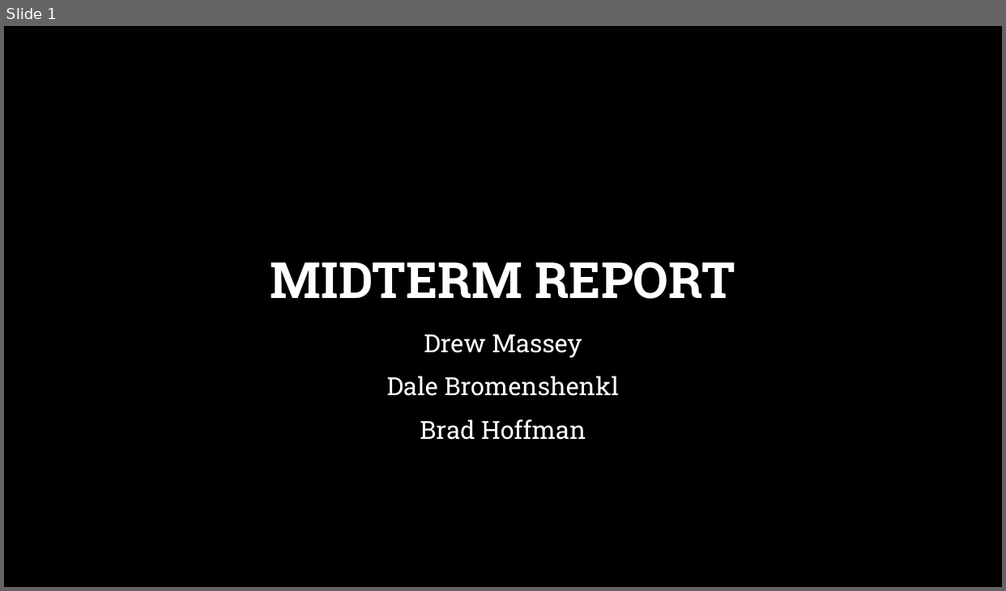
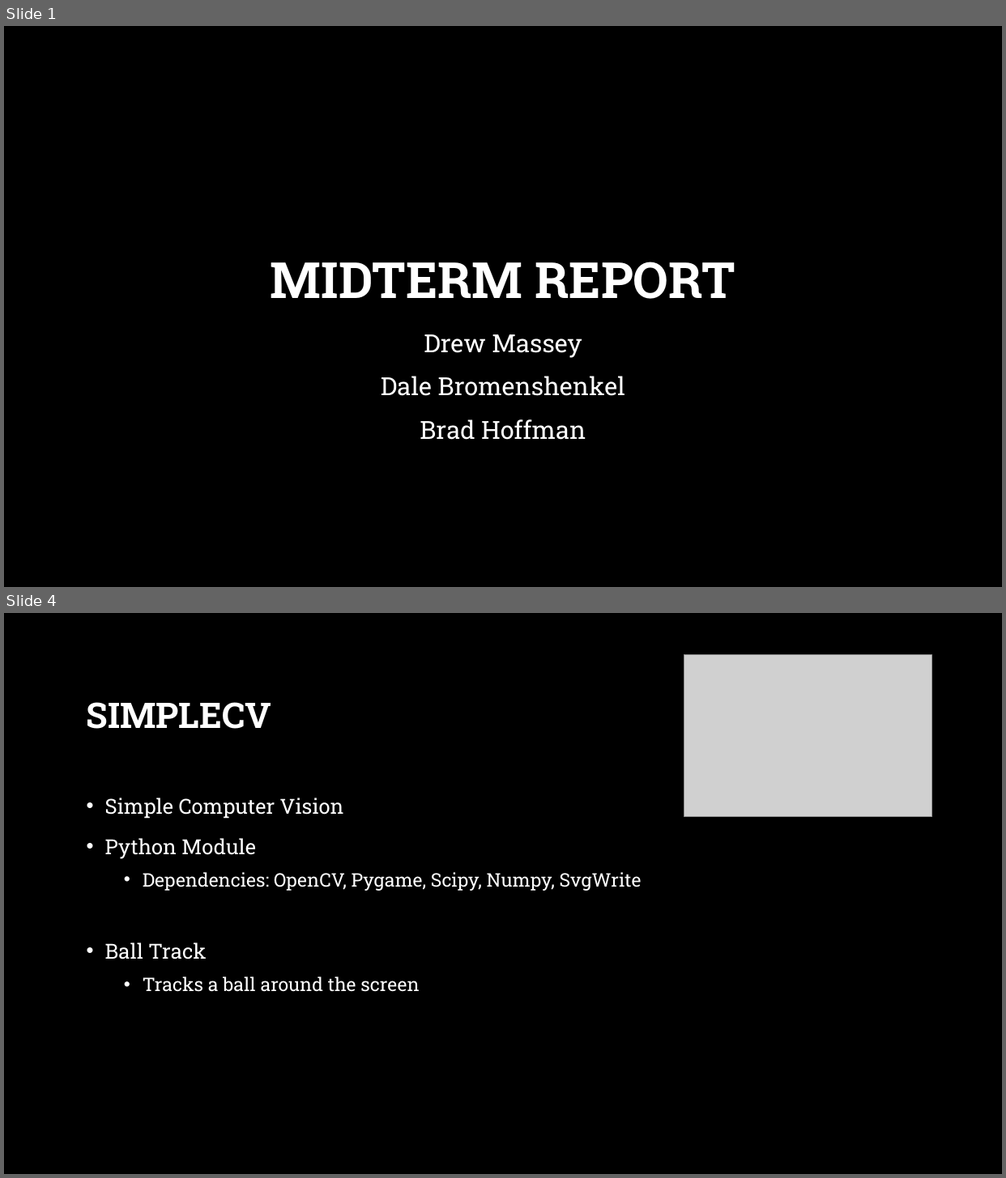
Before and after one commit to james-massey/AdvancedReality, a slide deck: Midterm Presentation.pptx. Shown one above the other, each under a label of ours: slide 1 before the commit, slides 1 and 4 after it; the slides between them are not shown. The pictures are 1006x591 and 1006x1178 pixels, drawn with LibreOffice and Linux fonts; fonts in the diff are those of the drawing; grey boxes stand for pictures; background and template pictures are left out. Boxes give left, top, right and bottom in pixels: in the first picture for what was removed or moved away, otherwise in the second. Text is boxed around its words. In the diff, an @@ line names an element or a change of style, - is before the commit and + after.

```diff
--- a/Midterm Presentation.pptx
+++ b/Midterm Presentation.pptx
@@ slide 4 added at (4, 613, 1002, 1174), background picture (left out) @@
@@ picture added at (684, 655, 932, 816) @@
@@ title added at (87, 702, 271, 729), 34 pt, text #FFFFFF, bold @@
+SIMPLECV
@@ text added at (105, 798, 641, 992), 18 pt, text #FFFFFF @@
+• Simple Computer Vision
+• Python Module
+  • Dependencies: OpenCV, Pygame, Scipy, Numpy, SvgWrite
+• Ball Track
+  • Tracks a ball around the screen
@@ slide 1 changed as well @@
@@ subtitle at (381, 376, 625, 396): text changed @@
-Dale Bromenshenkl
+Dale Bromenshenkel
```
Also in this commit, not shown: 4 other slides added.
